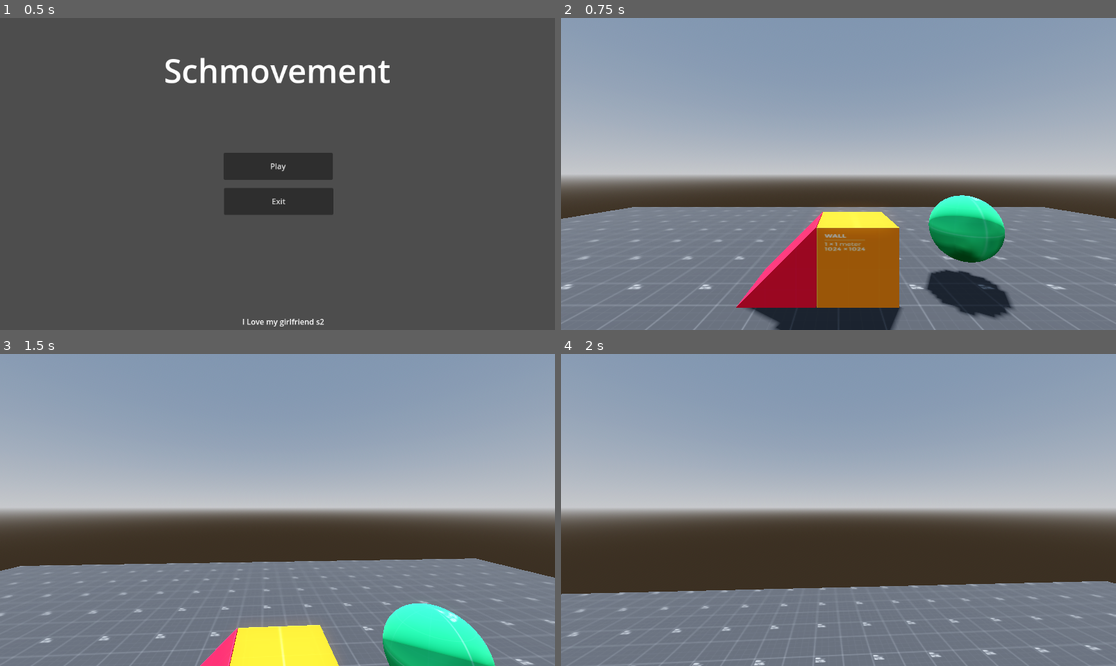
Above: before the commit, frames 1-4 (two rows, left to right).
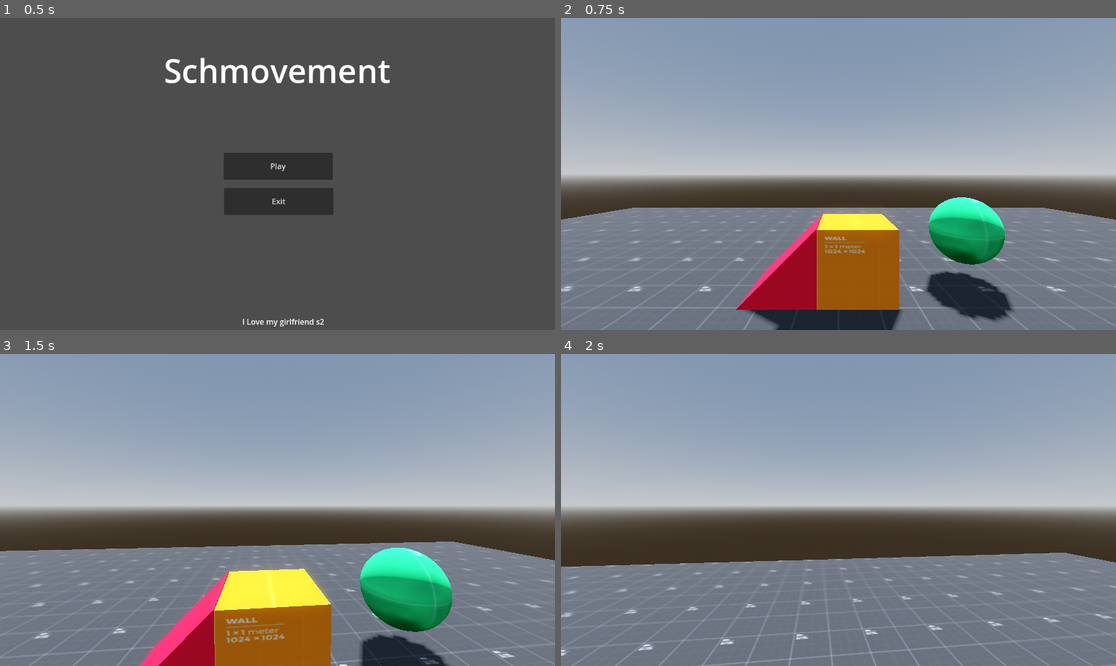
Above: after the commit, the same moments.

Repository: BreadDemon/Schmovement
Game: Godot game, scene res://nodes/game_menu.tscn
Two runs of this game, one before a commit and one after it. Both use one fixed random seed, a clock stepped at 60 frames per second and the inputs below.
Inputs (mouse positions are in pixels of both pictures, inside the frame that each line leads up to):
- Up to frame 1 (0.5 s): no input
- Up to frame 2 (0.75 s): click "Play" at 0.5 s
- Up to frame 3 (1.5 s): tap Enter (ui_accept) at 1.25 s; move the mouse to (305, 510) at 1.27 s; hold W (forward) from 1.28 s (still down); hold Ctrl (Crouch, bound only after the commit) from 1.28 s (still down)
- Up to frame 4 (2 s): keep holding W (forward); keep holding Ctrl (Crouch, bound only after the commit); tap Enter (ui_accept) at 1.52, 1.82 s; tap Shift (Sprint, bound only after the commit) at 1.55 s

Frame 1 is identical in both runs. In frame 2, 2.6% of the frame differs, in the area x 0-100%, y 56-100%; in frame 3, 21%, in the area x 0-100%, y 48-100%; in frame 4, 11%.

Commit message:
Added HDRI, made movement more advanced
Added sprinting and crouching

Diff:
--- a/src/nodes/CharacterController.tscn
+++ b/src/nodes/CharacterController.tscn
@@ -2,24 +2,28 @@
 
 [ext_resource type="Script" path="res://scripts/player.gd" id="1_0u46p"]
 
-[sub_resource type="CapsuleMesh" id="CapsuleMesh_xvrp8"]
+[sub_resource type="CapsuleShape3D" id="CapsuleShape3D_cnaj6"]
 
-[sub_resource type="CapsuleShape3D" id="CapsuleShape3D_cnaj6"]
+[sub_resource type="CapsuleShape3D" id="CapsuleShape3D_20j8w"]
+height = 1.00593
 
 [node name="CharacterBody3D" type="CharacterBody3D"]
 transform = Transform3D(1, 0, 0, 0, 1, 0, 0, 0, 1, 0, 1.03225, 0)
 script = ExtResource("1_0u46p")
 
-[node name="MeshInstance3D" type="MeshInstance3D" parent="."]
-transform = Transform3D(1, 0, 0, 0, 1, 0, 0, 0, 1, -0.00390697, -0.00682402, 0.0075767)
-visible = false
-mesh = SubResource("CapsuleMesh_xvrp8")
-
-[node name="CollisionShape3D" type="CollisionShape3D" parent="."]
+[node name="Standing" type="CollisionShape3D" parent="."]
 transform = Transform3D(1, 0, 0, 0, 1, 0, 0, 0, 1, 0, 0.005, 0)
 shape = SubResource("CapsuleShape3D_cnaj6")
 
+[node name="Crouching" type="CollisionShape3D" parent="."]
+transform = Transform3D(1, 0, 0, 0, 1, 0, 0, 0, 1, 0, -0.487455, 0)
+shape = SubResource("CapsuleShape3D_20j8w")
+
 [node name="Neck" type="Node3D" parent="."]
-transform = Transform3D(1, 0, 0, 0, 1, 0, 0, 0, 1, 0, 0.620509, 0)
+transform = Transform3D(1, 0, 0, 0, 1, 0, 0, 0, 1, 0, 0.65, 0)
 
 [node name="Camera3D" type="Camera3D" parent="Neck"]
+
+[node name="RayCast3D" type="RayCast3D" parent="."]
+transform = Transform3D(1, 0, 0, 0, 1, 0, 0, 0, 1, 0, -1, 0)
+target_position = Vector3(0, 2, 0)
--- a/src/nodes/playgroung.tscn
+++ b/src/nodes/playgroung.tscn
@@ -1,21 +1,23 @@
-[gd_scene load_steps=13 format=3 uid="uid://d5vvfyaajm6"]
+[gd_scene load_steps=14 format=3 uid="uid://d5vvfyaajm6"]
 
 [ext_resource type="Texture2D" uid="uid://xhpf67anjb8h" path="res://assets/PrototypeTexture/PNG/Dark/texture_13.png" id="1_40wpw"]
+[ext_resource type="Texture2D" uid="uid://c7ax5ssske6bn" path="res://assets/HDRI/kloppenheim_06_puresky_8k.hdr" id="1_wovi2"]
 [ext_resource type="PackedScene" uid="uid://deoawyiq5adrh" path="res://nodes/escada.tscn" id="2_ymuml"]
 [ext_resource type="Texture2D" uid="uid://bsrl8ky78o5ou" path="res://assets/PrototypeTexture/PNG/Red/texture_01.png" id="3_1bn56"]
 [ext_resource type="PackedScene" uid="uid://dem1v18u02ngc" path="res://nodes/CharacterController.tscn" id="4_su4wl"]
 
-[sub_resource type="ProceduralSkyMaterial" id="ProceduralSkyMaterial_0ce5s"]
-sky_horizon_color = Color(0.64625, 0.65575, 0.67075, 1)
-ground_horizon_color = Color(0.64625, 0.65575, 0.67075, 1)
+[sub_resource type="PanoramaSkyMaterial" id="PanoramaSkyMaterial_54ayb"]
+panorama = ExtResource("1_wovi2")
 
-[sub_resource type="Sky" id="Sky_nrjb1"]
-sky_material = SubResource("ProceduralSkyMaterial_0ce5s")
+[sub_resource type="Sky" id="Sky_b47sw"]
+sky_material = SubResource("PanoramaSkyMaterial_54ayb")
+radiance_size = 4
 
-[sub_resource type="Environment" id="Environment_cbnk1"]
+[sub_resource type="Environment" id="Environment_osbiw"]
 background_mode = 2
-sky = SubResource("Sky_nrjb1")
+sky = SubResource("Sky_b47sw")
 tonemap_mode = 2
+tonemap_exposure = 0.3
 glow_enabled = true
 
 [sub_resource type="StandardMaterial3D" id="StandardMaterial3D_3guu8"]
@@ -39,7 +41,7 @@
 [node name="Playgroung" type="Node3D"]
 
 [node name="WorldEnvironment" type="WorldEnvironment" parent="."]
-environment = SubResource("Environment_cbnk1")
+environment = SubResource("Environment_osbiw")
 
 [node name="DirectionalLight3D" type="DirectionalLight3D" parent="."]
 transform = Transform3D(-0.866024, -0.433016, 0.250001, 0, 0.499998, 0.866026, -0.500003, 0.749999, -0.43301, 0, -3.89575, 0)
@@ -148,5 +150,14 @@
 rings = 36
 material = SubResource("StandardMaterial3D_ghlx6")
 
+[node name="CSGBox3D" type="CSGBox3D" parent="CSGCombiner3D"]
+transform = Transform3D(1, 0, 0, 0, 1, 0, 0, 0, 1, -17, 1.52687, 20)
+size = Vector3(7, 2, 1)
+
+[node name="CSGBox3D2" type="CSGBox3D" parent="CSGCombiner3D"]
+transform = Transform3D(1, 0, 0, 0, 1, 0, 0, 0, 1, -16.9995, 1.01636, 19.9947)
+operation = 2
+size = Vector3(5, 1, 3)
+
 [node name="CharacterBody3D" parent="." instance=ExtResource("4_su4wl")]
 transform = Transform3D(1, 0, 0, 0, 1, 0, 0, 0, 1, 2.42973, 4.51086, 7.06247)
--- a/src/project.godot
+++ b/src/project.godot
@@ -37,3 +37,13 @@
 "events": [Object(InputEventKey,"resource_local_to_scene":false,"resource_name":"","device":-1,"window_id":0,"alt_pressed":false,"shift_pressed":false,"ctrl_pressed":false,"meta_pressed":false,"pressed":false,"keycode":0,"physical_keycode":68,"key_label":0,"unicode":100,"echo":false,"script":null)
 ]
 }
+Sprint={
+"deadzone": 0.5,
+"events": [Object(InputEventKey,"resource_local_to_scene":false,"resource_name":"","device":-1,"window_id":0,"alt_pressed":false,"shift_pressed":false,"ctrl_pressed":false,"meta_pressed":false,"pressed":false,"keycode":0,"physical_keycode":4194325,"key_label":0,"unicode":0,"echo":false,"script":null)
+]
+}
+Crouch={
+"deadzone": 0.5,
+"events": [Object(InputEventKey,"resource_local_to_scene":false,"resource_name":"","device":-1,"window_id":0,"alt_pressed":false,"shift_pressed":false,"ctrl_pressed":false,"meta_pressed":false,"pressed":false,"keycode":0,"physical_keycode":4194326,"key_label":0,"unicode":0,"echo":false,"script":null)
+]
+}
--- a/src/scripts/player.gd
+++ b/src/scripts/player.gd
@@ -1,8 +1,20 @@
 extends CharacterBody3D
 
+@onready var standing = $Standing
+@onready var crouching = $Crouching
+@onready var ray_cast_3d = $RayCast3D
 
-const SPEED = 5.0
-const JUMP_VELOCITY = 4.5
+var current_speed = 5.0
+
+@export var walking_speed = 5.0
+@export var sprinting_speed = 7.0
+@export var crouched_speed = 3.0
+
+@export var jump_velocity = 4.5
+
+@export var mouse_sensitivity = 0.1
+
+@export var crouching_depth = -0.75
 
 # Get the gravity from the project settings to be synced with RigidBody nodes.
 var gravity = ProjectSettings.get_setting("physics/3d/default_gravity")
@@ -10,7 +22,14 @@
 @onready var neck := $Neck
 @onready var camera := $Neck/Camera3D
 
-func _unhandled_input(event: InputEvent) -> void:
+@export var crouch_lerp = 8.0
+@export var lerp_accel = 15.0
+var direction = Vector3.ZERO
+
+func _ready():
+	Input.set_mouse_mode(Input.MOUSE_MODE_CAPTURED)
+
+func _input(event):
 	if event is InputEventMouseButton:
 		Input.set_mouse_mode(Input.MOUSE_MODE_CAPTURED)
 	elif event.is_action_pressed("ui_cancel"):
@@ -18,28 +37,46 @@
 
 	if Input.get_mouse_mode() == Input.MOUSE_MODE_CAPTURED:
 		if event is InputEventMouseMotion:
-			neck.rotate_y(-event.relative.x * 0.001)
-			camera.rotate_x(-event.relative.y * 0.001)
+			neck.rotate_y(deg_to_rad(-event.relative.x * mouse_sensitivity))
+			camera.rotate_x(deg_to_rad(-event.relative.y * mouse_sensitivity))
 			camera.rotation.x = clamp(camera.rotation.x, deg_to_rad(-90), deg_to_rad(90))
 
 func _physics_process(delta):
+	if Input.is_action_pressed("Crouch") and is_on_floor():
+		current_speed = crouched_speed
+		neck.position.y = lerp(neck.position.y, 0.65 + crouching_depth, delta * crouch_lerp)
+		standing.disabled = true;
+		crouching.disabled = false;
+	elif Input.is_action_pressed("Crouch"):
+		neck.position.y = lerp(neck.position.y, 0.65 + crouching_depth, delta * crouch_lerp)
+		standing.disabled = true;
+		crouching.disabled = false;
+	elif !ray_cast_3d.is_colliding():
+		standing.disabled = false;
+		crouching.disabled = true;
+		neck.position.y = lerp(neck.position.y, 0.65, delta * crouch_lerp)
+		if Input.is_action_pressed("Sprint") and is_on_floor() and not Input.is_action_pressed("back"):
+			current_speed = sprinting_speed
+		else:
+			current_speed = walking_speed
+
 	# Add the gravity.
 	if not is_on_floor():
 		velocity.y -= gravity * delta
 
 	# Handle jump.
 	if Input.is_action_just_pressed("ui_accept") and is_on_floor():
-		velocity.y = JUMP_VELOCITY
+		velocity.y = jump_velocity
 
 	# Get the input direction and handle the movement/deceleration.
 	# As good practice, you should replace UI actions with custom gameplay actions.
 	var input_dir = Input.get_vector("left", "right", "forward", "back")
-	var direction = (neck.transform.basis * Vector3(input_dir.x, 0, input_dir.y)).normalized()
+	direction = lerp(direction, (neck.transform.basis * Vector3(input_dir.x, 0, input_dir.y)).normalized(), delta * lerp_accel)
 	if direction:
-		velocity.x = direction.x * SPEED
-		velocity.z = direction.z * SPEED
+		velocity.x = direction.x * current_speed
+		velocity.z = direction.z * current_speed
 	else:
-		velocity.x = move_toward(velocity.x, 0, SPEED)
-		velocity.z = move_toward(velocity.z, 0, SPEED)
+		velocity.x = move_toward(velocity.x, 0, current_speed)
+		velocity.z = move_toward(velocity.z, 0, current_speed)
 
 	move_and_slide()
Not shown, added: src/assets/HDRI/kloppenheim_06_puresky_8k.hdr.import
Not shown, added: src/assets/HDRI/kloppenheim_06_puresky_8k.hdr
